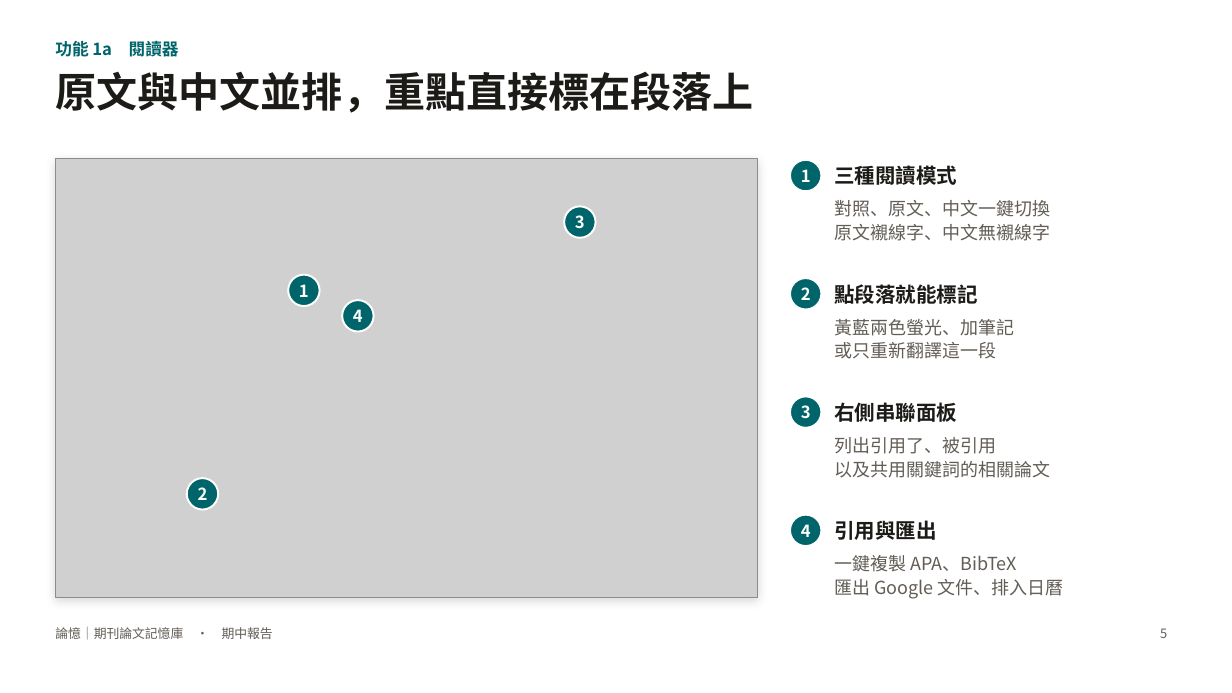
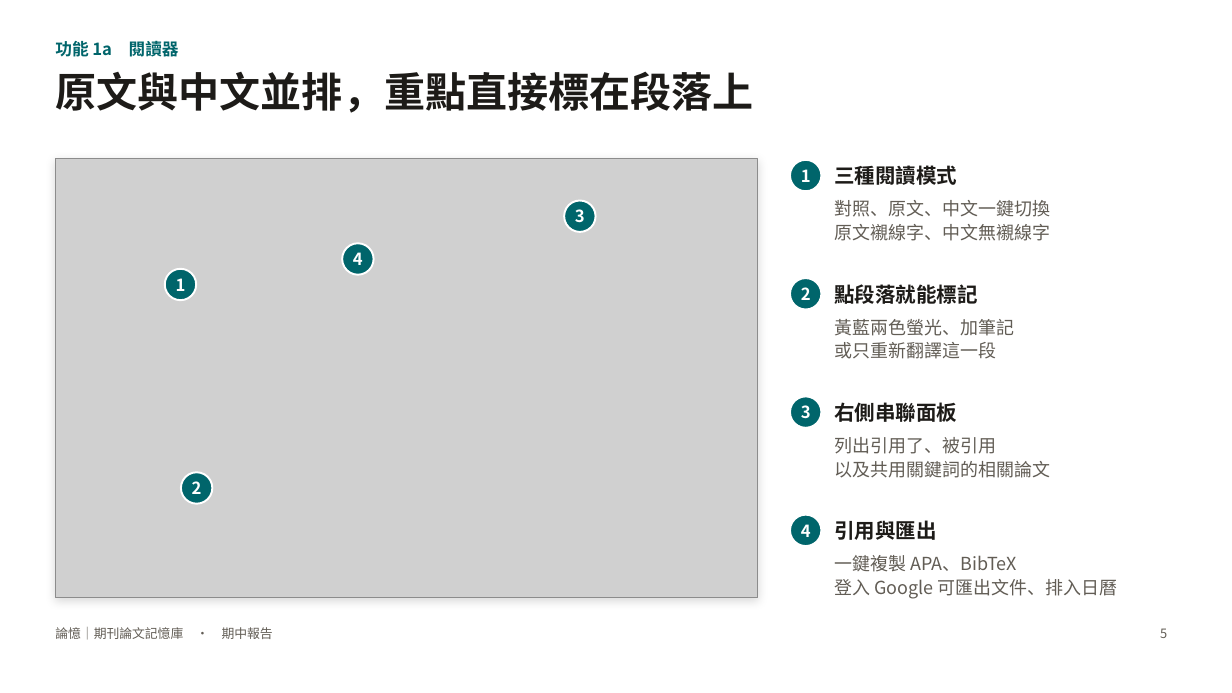
Before and after one commit to charleslin2003-prog/Journal-Article-Memory-Tool, a slide deck: slide 5 of docs/期中報告_論憶.pptx. Drawn at 1232x693 pixels with LibreOffice and Linux fonts; fonts in the diff are those of the drawing; grey boxes stand for pictures. Boxes give left, top, right and bottom in pixels: in the first picture for what was removed or moved away, otherwise in the second. Text is boxed around its words. In the diff, an @@ line names an element or a change of style, - is before the commit and + after.

```diff
--- a/docs/期中報告_論憶.pptx
+++ b/docs/期中報告_論憶.pptx
@@ text "3" moved from (x1=575, y1=215, x2=585, y2=229) to (x1=575, y1=209, x2=585, y2=223) @@
@@ ellipse moved from (x1=565, y1=206, x2=596, y2=238) to (x1=565, y1=201, x2=596, y2=232) @@
@@ text "1" moved from (x1=299, y1=284, x2=309, y2=297) to (x1=176, y1=278, x2=186, y2=291) @@
@@ ellipse moved from (x1=288, y1=274, x2=320, y2=306) to (x1=165, y1=269, x2=196, y2=300) @@
@@ text "4" moved from (x1=353, y1=309, x2=363, y2=322) to (x1=353, y1=252, x2=363, y2=265) @@
@@ ellipse moved from (x1=342, y1=300, x2=373, y2=332) to (x1=342, y1=243, x2=373, y2=274) @@
@@ text "2" moved from (x1=198, y1=487, x2=208, y2=500) to (x1=192, y1=481, x2=202, y2=494) @@
@@ ellipse moved from (x1=187, y1=478, x2=218, y2=509) to (x1=181, y1=472, x2=213, y2=504) @@
@@ text at (x1=834, y1=579, x2=1118, y2=599): text changed @@
-匯出 Google 文件、排入日曆
+登入 Google 可匯出文件、排入日曆
```
Also in this commit, not shown: 10 other slides changed, 3 slides added, 14 other files.
